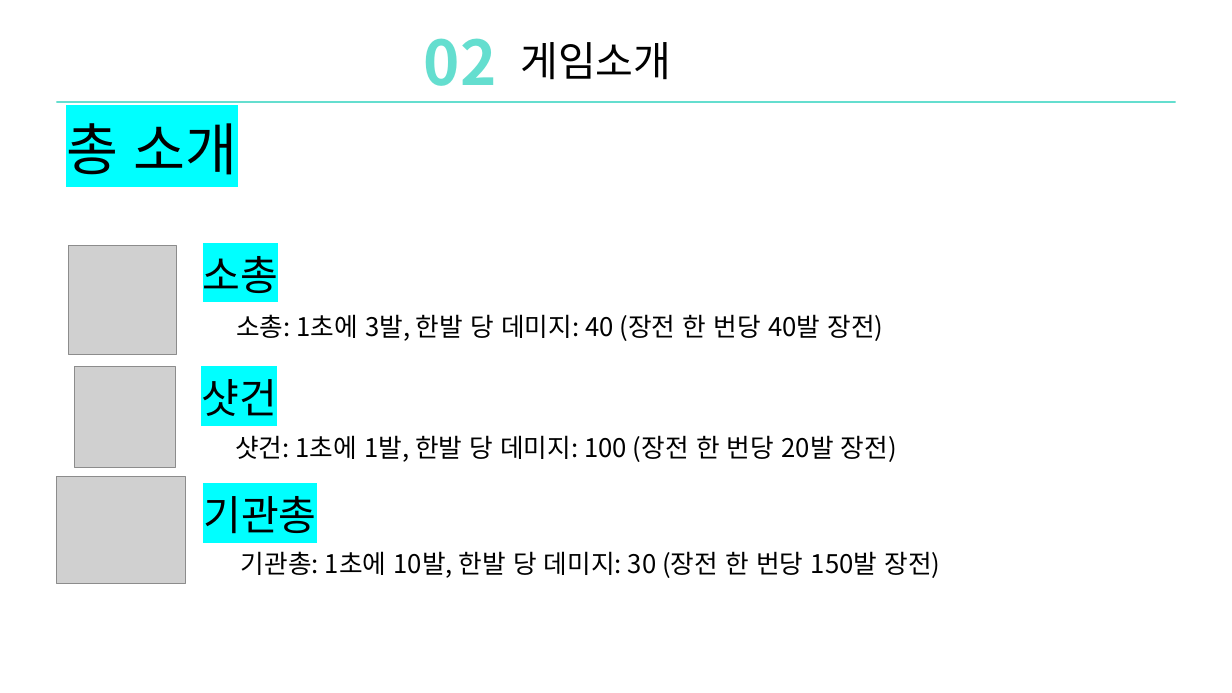
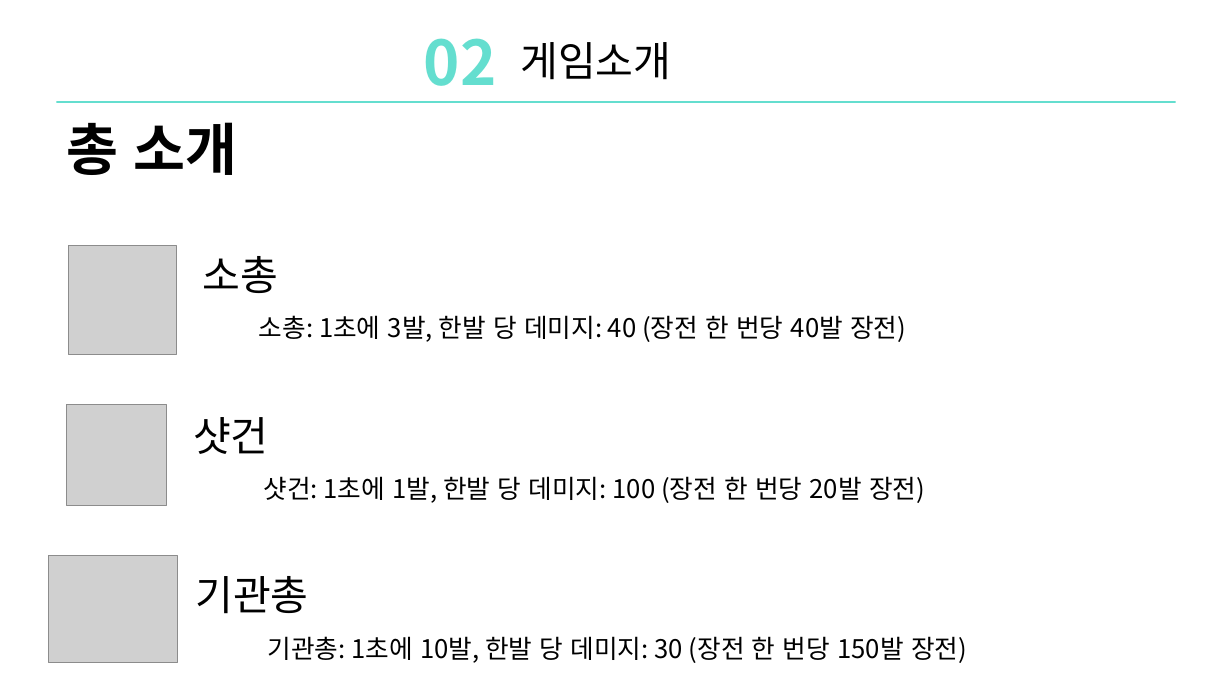
Before and after one commit to DoHanK/COLONY, a slide deck: slide 12 of 기획서/Colony_ppt발표.pptx (slide 10 before the commit). Drawn at 1232x693 pixels with LibreOffice and Linux fonts; fonts in the diff are those of the drawing; grey boxes stand for pictures. Boxes give left, top, right and bottom in pixels: in the first picture for what was removed or moved away, otherwise in the second. Text is boxed around its words. In the diff, an @@ line names an element or a change of style, - is before the commit and + after.

```diff
--- a/기획서/Colony_ppt발표.pptx
+++ b/기획서/Colony_ppt발표.pptx
@@ text "총 소개" at <box>66,122,238,175</box>: highlight #00FFFF to none, bold on @@
@@ text "소총: 1초에 3발, 한발 당 ...": place and size @@
-text "소총: 1초에 3발, 한발 당 ..." at <box>236,314,883,341</box>
+text "소총: 1초에 3발, 한발 당 ..." at <box>259,315,906,342</box>
@@ picture: place and size @@
-picture at <box>75,367,176,468</box>
+picture at <box>67,405,167,506</box>
@@ text "샷건": place and size @@
-text "샷건" at <box>201,379,277,416</box>
+text "샷건" at <box>193,417,269,454</box>
@@ text "샷건: 1초에 1발, 한발 당 ...": place and size @@
-text "샷건: 1초에 1발, 한발 당 ..." at <box>235,435,897,462</box>
+text "샷건: 1초에 1발, 한발 당 ..." at <box>263,476,925,503</box>
@@ picture: place and size @@
-picture at <box>56,477,186,583</box>
+picture at <box>48,556,177,663</box>
@@ highlight #00FFFF to none in 3 elements at <box>203,256,279,293</box>, <box>193,417,269,454</box>, <box>195,576,308,614</box> @@
@@ text "기관총": place and size @@
-text "기관총" at <box>203,496,316,534</box>
+text "기관총" at <box>195,576,308,614</box>
@@ text "기관총: 1초에 10발, 한발 당 ...": place and size @@
-text "기관총: 1초에 10발, 한발 당 ..." at <box>241,551,940,578</box>
+text "기관총: 1초에 10발, 한발 당 ..." at <box>267,636,967,663</box>
```
Also in this commit, not shown: 12 other slides changed, 3 slides added, 3 slides removed, 1 other file.
